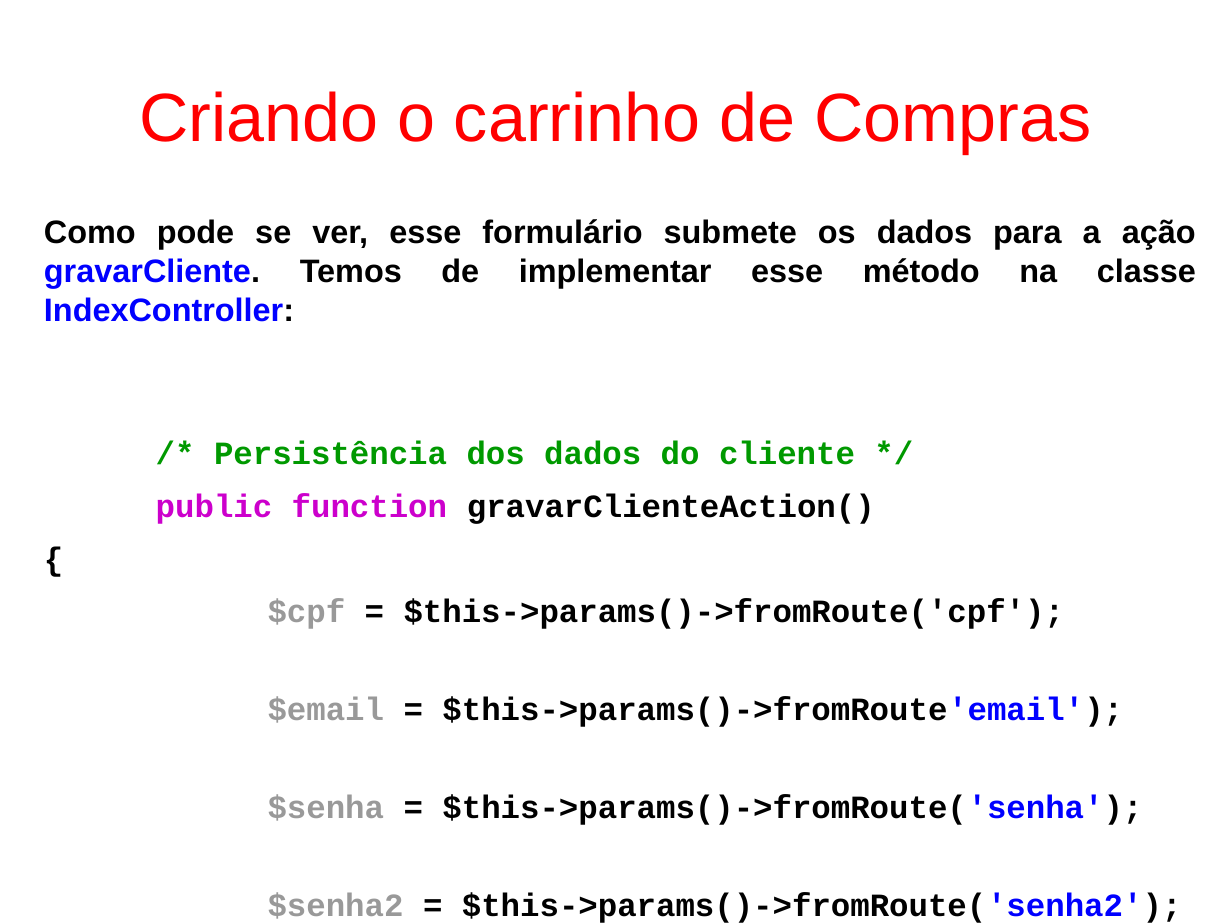
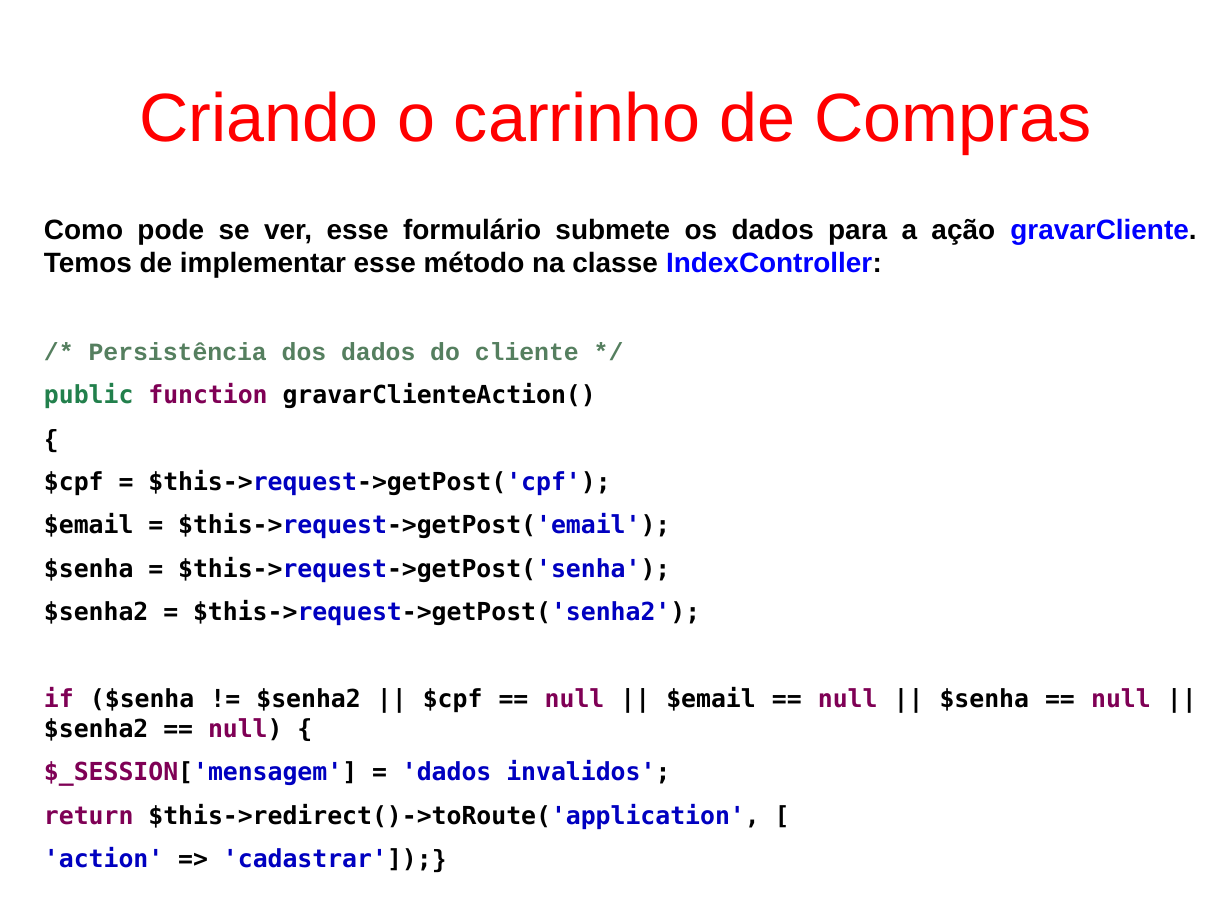
Before and after one commit to fgsl/lojasacme, a slide deck: slide 108 of docs/tutorial.odp (slide 112 before the commit). Drawn at 1232x924 pixels with LibreOffice and Linux fonts; fonts in the diff are those of the drawing. Boxes give left, top, right and bottom in pixels: in the first picture for what was removed or moved away, otherwise in the second. Text is boxed around its words. In the diff, an @@ line names an element or a change of style, - is before the commit and + after.

Commit message:
Implementar o método acessar da classe IndexController #55

```diff
--- a/docs/tutorial.odp
+++ b/docs/tutorial.odp
@@ text at [44,218,1196,408]: size 20.9 to 18 pt in "Como pode se ver, esse formulário submete ..."; size 20.9 to 16 pt in "/* Persistência dos dados do cliente */", "public function gravarClienteAction()", "{"; text colour #009900 to #557F5F in "/* Persistência dos dados do cliente */"; font Courier New to DejaVu Sans Mono in "public function gravarClienteAction()"; text colour #CC00CC to #22804C in "public"; text colour #CC00CC to #7F0055 in "function" @@
@@ text at [44,469,1151,872]: text changed; size 20.9 to 16 pt; font Courier New to DejaVu Sans Mono @@
-$cpf = $this->params()->fromRoute('cpf');
-$email = $this->params()->fromRoute'email');
-$senha = $this->params()->fromRoute('senha');
-$senha2 = $this->params()->fromRoute('senha2');
+$cpf = $this->request->getPost('cpf');
+$email = $this->request->getPost('email');
+$senha = $this->request->getPost('senha');
+$senha2 = $this->request->getPost('senha2');
+if ($senha != $senha2 || $cpf == null || $email == null || $senha == null || $senha2 == null) {
+$_SESSION['mensagem'] = 'dados invalidos';
+return $this->redirect()->toRoute('application', [
+'action' => 'cadastrar']);}
```
Also in this commit, not shown: 24 other slides changed, 2 slides added, 7 slides removed, 5 other files.
